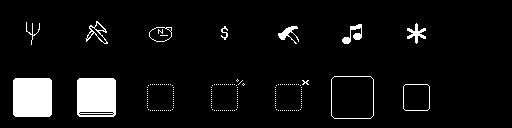
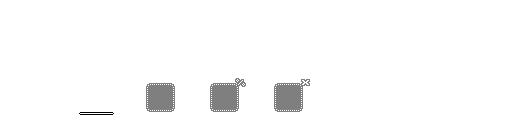
Revision of a layered w=512, h=128 image; what changed, layer by layer:
added layer "explorer" above "faces" over [149, 25, 171, 45]
painted on "faces", masked it over [26, 21, 426, 45]
hid "Layer 5" over [0, 0, 512, 128]
